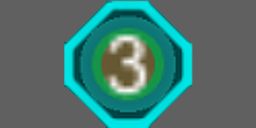
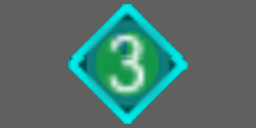
Layer changes from the first 256px x 128px image to the second:
painted on "Pasted Layer" over box(64, 0, 193, 128)
